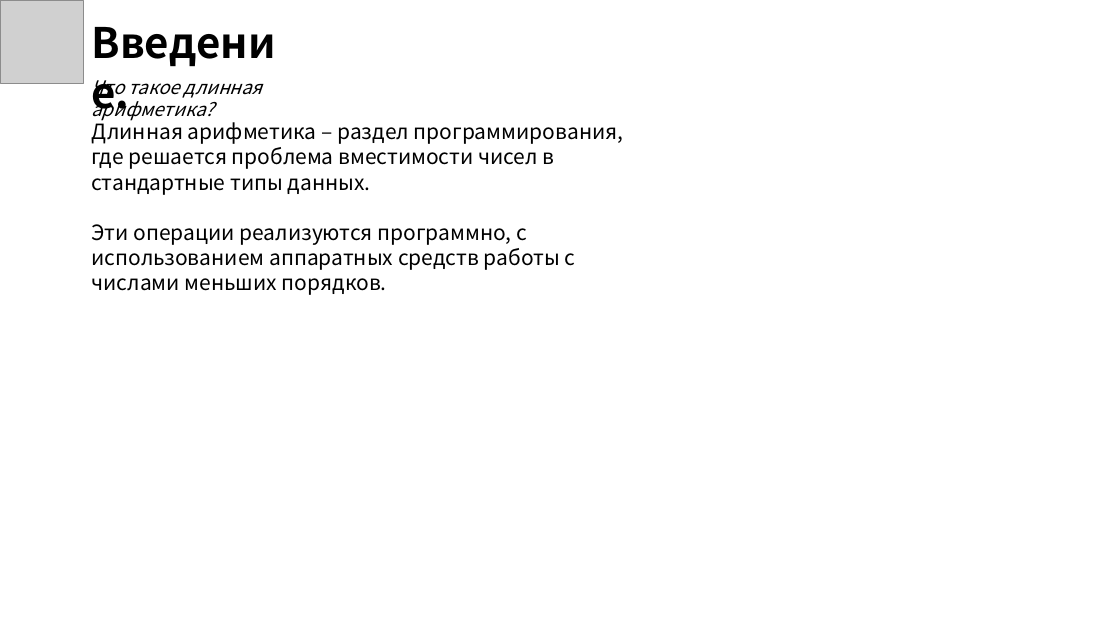
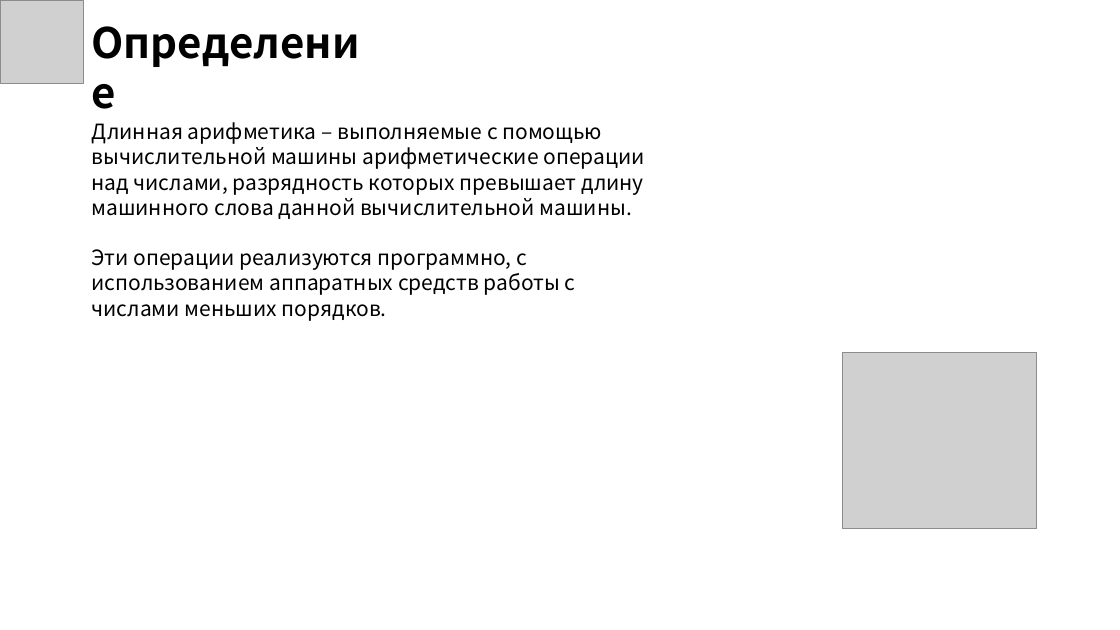
Before and after one commit to Elsium/ASD, a slide deck: slide 2 of presentation/presentation.pptx (slide 3 before the commit). Drawn at 1120x630 pixels with LibreOffice and Linux fonts; fonts in the diff are those of the drawing; grey boxes stand for pictures; background and template pictures are left out. Boxes give left, top, right and bottom in pixels: in the first picture for what was removed or moved away, otherwise in the second. Text is boxed around its words. In the diff, an @@ line names an element or a change of style, - is before the commit and + after.

```diff
--- a/presentation/presentation.pptx
+++ b/presentation/presentation.pptx
@@ text at [83,12,376,71]: text changed @@
-Введение.
+Определение
@@ text removed at [91,80,263,121] @@
-Что такое длинная арифметика?
@@ text at [91,122,644,219]: text changed @@
-Длинная арифметика – раздел программирования, где решается проблема вместимости чисел в стандартные типы данных.
+Длинная арифметика – выполняемые с помощью вычислительной машины арифметические операции над числами, разрядность которых превышает длину машинного слова данной вычислительной машины.
@@ picture added at [843,352,1037,528] @@
```
Also in this commit, not shown: 15 other slides changed, 3 slides added, 4 slides removed, 4 other files.
